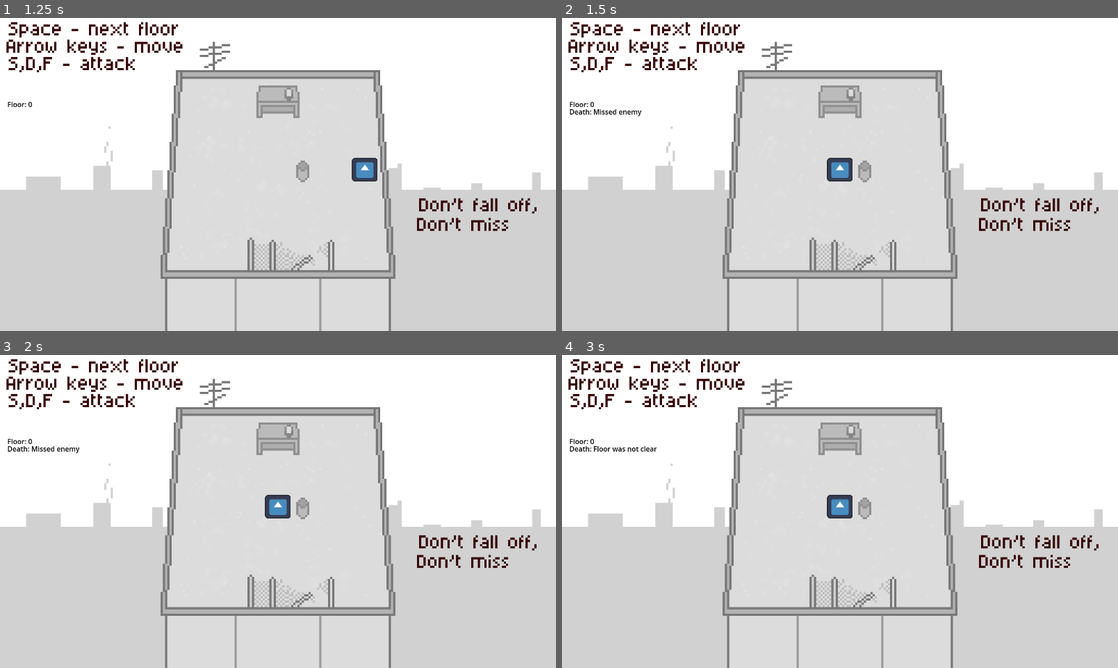
Above: before the commit, frames 1-4 (two rows, left to right).
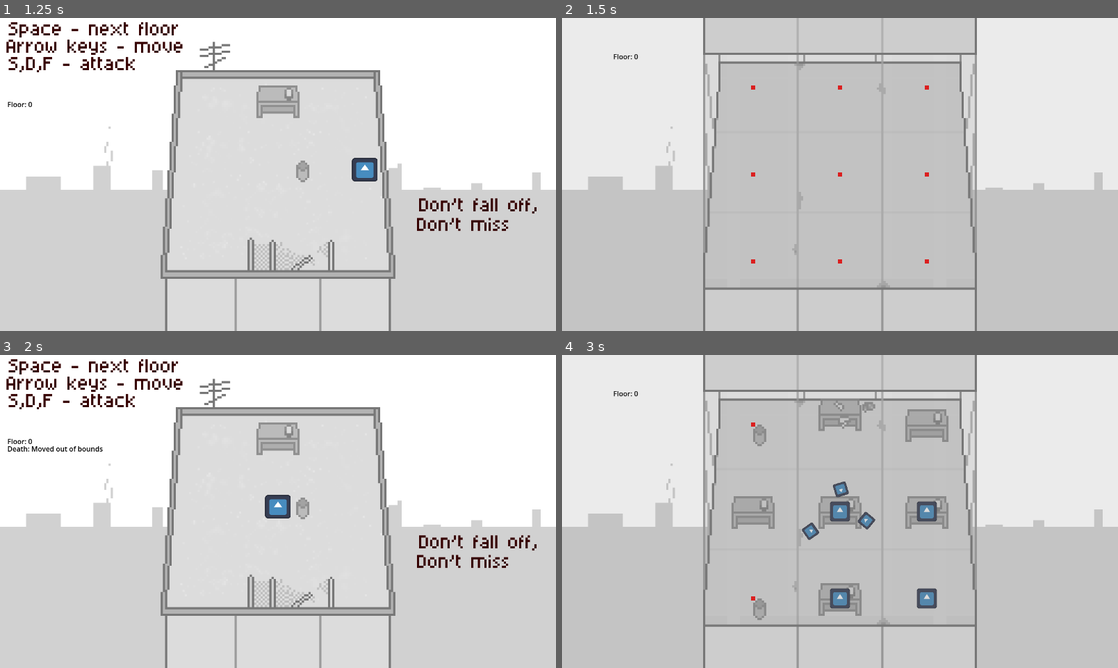
Above: after the commit, the same moments.

Repository: IsvyRed/Hatch
Game: Godot game, scene res://Gameplay Elements/rooftop.tscn
Two runs of this game, one before a commit and one after it. Both use one fixed random seed, a clock stepped at 60 frames per second and the inputs below. The engine's default icon, where the game draws it, is replaced by a stand-in: a white triangle on a blue panel in a dark square.
Inputs:
- Up to frame 1 (1.25 s): tap Enter at 0.5 s; hold Right (Right) from 0.53 s (still down); tap S (Attack) at 0.6 s; tap D (Attack1) at 0.8 s
- Up to frame 2 (1.5 s): tap Space (Next Floor) at 1.25 s; release Right (Right) at 1.28 s; hold Down (Down) from 1.28 s (still down); tap D (Attack1) at 1.35 s
- Up to frame 3 (2 s): keep holding Down (Down); tap F (Attack2) at 1.55 s
- Up to frame 4 (3 s): tap Enter at 2 s; release Down (Down) at 2.03 s; hold Right (Right) 2.03-2.78 s; tap F (Attack2) at 2.1 s; tap Space (Next Floor) at 2.3, 2.75, 2.85 s; hold Up (Up) from 2.78 s (still down)

Frame 1 is identical in both runs. In frame 2, 40% of the frame differs, in the area x 1-97%, y 0-100%; in frame 3, 0.1%; in frame 4, 40%.

Commit message:
Added reset timer
0.3 seconds for the player to realize what they died to, opens time window for death animations,

minor tweaks to falling debris logic

Diff:
--- a/Gameplay Elements/Destructibles/bin.gd
+++ b/Gameplay Elements/Destructibles/bin.gd
@@ -2,14 +2,16 @@
 var intact = true
 var motion = Vector2(0,0)
 var GARBAGE = preload("res://Gameplay Elements/Destructibles/garbage.tscn")
-
+var locLastDirection
 var animHash
+var falling = false
 
 func _ready():
 	Globals.debrisList.append(self)
 	animHash = {Vector2(-200.0,0.0): $FallH, Vector2(200.0,0.0): $FallH, Vector2(0.0,200.0): $FallD, Vector2(0.0,-200.0): $FallU,}
 
 func destroy(direction = Globals.lastDirection):
+	locLastDirection = direction
 	motion += direction/(randi_range(4,10))
 	if intact:
 		animHash[direction].play()
@@ -19,17 +21,31 @@
 
 		for i in range(2):
 			var trashinst = GARBAGE.instantiate()
-			trashinst.destroy(direction)
-			add_child(trashinst)
+			trashinst.destroy(direction*5)
+			trashinst.position = position
+			Globals.debrisList.append(trashinst)
+			add_sibling(trashinst)
 			trashinst.setType(i)
 
 
 func _physics_process(_delta):
 	move_and_collide(motion)
-	motion /= 1.5
+	if not falling:
+		motion /= 1.5
 
 
 func explode():
 	Globals.debrisList.erase(self)
 	print("debris destroyed")
 	queue_free()
+
+func fall(_body):
+	falling = true
+	var chance = abs(motion.x + motion.y)
+	var judge = randi_range(0,30)
+	if chance > judge:
+		collision_mask = 6
+		z_index = -2
+		motion += locLastDirection/10
+		gravity_scale = 6
+		angular_velocity = motion.x/3
--- a/Gameplay Elements/Destructibles/bin.tscn
+++ b/Gameplay Elements/Destructibles/bin.tscn
@@ -54,7 +54,11 @@
 "speed": 15.0
 }]
 
+[sub_resource type="RectangleShape2D" id="RectangleShape2D_ovplu"]
+size = Vector2(38, 57)
+
 [node name="Bin" type="RigidBody2D"]
+z_as_relative = false
 collision_layer = 16
 collision_mask = 32
 gravity_scale = 0.0
@@ -83,3 +87,13 @@
 visible = false
 scale = Vector2(5, 5)
 sprite_frames = SubResource("SpriteFrames_0dlf6")
+
+[node name="GlassChecker" type="Area2D" parent="."]
+collision_layer = 0
+collision_mask = 32
+
+[node name="CollisionShape2D" type="CollisionShape2D" parent="GlassChecker"]
+position = Vector2(1, 0.5)
+shape = SubResource("RectangleShape2D_ovplu")
+
+[connection signal="body_entered" from="GlassChecker" to="." method="fall"]
--- a/Gameplay Elements/Destructibles/desk.tscn
+++ b/Gameplay Elements/Destructibles/desk.tscn
@@ -20,3 +20,5 @@
 [node name="Sprite2D" type="Sprite2D" parent="."]
 scale = Vector2(5, 5)
 texture = ExtResource("2_0eh8o")
+
+[connection signal="body_entered" from="." to="." method="fall"]
--- a/Gameplay Elements/GLOBALS.gd
+++ b/Gameplay Elements/GLOBALS.gd
@@ -31,14 +31,16 @@
 	usedEnemies.clear()
 
 func deathMessage(cause = ""):
-	curLevel = 0
 	deathCon = cause
-	Globals.clearEnemies()
-	if debugDeathMsg != null:
-		debugDeathMsg.prompt()
-	get_tree().change_scene_to_file(levels[curLevel])
 
 func nextArea():
 	curLevel += 1
 	validTiles.clear()
 	get_tree().change_scene_to_file(levels[curLevel])
+
+func resetRun():
+	curLevel = 0
+	Globals.clearEnemies()
+	if debugDeathMsg != null:
+		debugDeathMsg.prompt()
+	get_tree().change_scene_to_file(levels[curLevel])
--- a/Gameplay Elements/main_level.tscn
+++ b/Gameplay Elements/main_level.tscn
@@ -124,7 +124,7 @@
 [node name="Player" parent="." instance=ExtResource("1_1wh16")]
 
 [node name="HatchBackgroundBg" type="Sprite2D" parent="."]
-z_index = -1
+z_index = -5
 z_as_relative = false
 scale = Vector2(5, 5)
 texture = ExtResource("4_mxsub")
--- a/Gameplay Elements/player.gd
+++ b/Gameplay Elements/player.gd
@@ -5,131 +5,147 @@
 var DESTRUCTIONCAST = preload("res://Gameplay Elements/destructionCast.tscn")
 var DEBRISSPAWNER = preload("res://Gameplay Elements/debris_spawner.tscn")
 var AFTERIMAGE = preload("res://Gameplay Elements/after_image.tscn")
+
+var dead = false
+var lastRot
 var lastDirection
 var type = "player"
 var readyToMove = true
 var enemyHit = false
 
 func _physics_process(_delta):
-	$VisualTimer.text = str(snapped($GameOverTimer.time_left,0.01))
-	if Input.is_action_just_pressed("Left") and readyToMove:
-		readyToMove = false
-		$SlideTimer.start()
-		var visionCast = VISIONCAST.instantiate()
-		lastDirection = Vector2(-200,0)
-		visionCast.set_target_position(Vector2(-200,0))
-		visionCast.connect("validTile",Callable(self,"onValidTile"))
-		visionCast.connect("deathTile",Callable(self,"onDeathTile"))
-		add_child(visionCast)
-		Globals.lastDirection = lastDirection
-		#Shapecast for responsive destruction
-		var destructionCast = DESTRUCTIONCAST.instantiate()
-		destructionCast.set_target_position(lastDirection)
-		add_child(destructionCast)
-		#afterimage cast
-		var afterImage = AFTERIMAGE.instantiate()
-		add_sibling(afterImage)
-		afterImage.rotation = PI
-		afterImage.position = position + lastDirection
-		afterImage.play()
-	if Input.is_action_just_pressed("Right") and readyToMove:
-		readyToMove = false
-		$SlideTimer.start()
-		var visionCast = VISIONCAST.instantiate()
-		lastDirection = Vector2(200,0)
-		visionCast.set_target_position(Vector2(200,0))
-		visionCast.connect("validTile",Callable(self,"onValidTile"))
-		visionCast.connect("deathTile",Callable(self,"onDeathTile"))
-		add_child(visionCast)
-		Globals.lastDirection = lastDirection
-		#Shapecast for responsive destruction
-		var destructionCast = DESTRUCTIONCAST.instantiate()
-		destructionCast.set_target_position(lastDirection)
-		add_child(destructionCast)
-		#afterimage cast
-		var afterImage = AFTERIMAGE.instantiate()
-		add_sibling(afterImage)
-		afterImage.position = position + lastDirection
-		afterImage.play()
-	if Input.is_action_just_pressed("Up") and readyToMove:
-		readyToMove = false
-		$SlideTimer.start()
-		lastDirection = Vector2(0,-200)
-		var visionCast = VISIONCAST.instantiate()
-		visionCast.set_target_position(Vector2(0,-200))
-		visionCast.connect("validTile",Callable(self,"onValidTile"))
-		visionCast.connect("deathTile",Callable(self,"onDeathTile"))
-		add_child(visionCast)
-		Globals.lastDirection = lastDirection
-		#Shapecast for responsive destruction
-		var destructionCast = DESTRUCTIONCAST.instantiate()
-		destructionCast.set_target_position(lastDirection)
-		add_child(destructionCast)
-		#afterimage cast
-		var afterImage = AFTERIMAGE.instantiate()
-		add_sibling(afterImage)
-		afterImage.rotation = -PI/2
-		afterImage.position = position + lastDirection
-		afterImage.play()
-	if Input.is_action_just_pressed("Down") and readyToMove:
-		readyToMove = false
-		$SlideTimer.start()
-		lastDirection = Vector2(0,200)
-		var visionCast = VISIONCAST.instantiate()
-		visionCast.set_target_position(Vector2(0,200))
-		visionCast.connect("validTile",Callable(self,"onValidTile"))
-		visionCast.connect("deathTile",Callable(self,"onDeathTile"))
-		add_child(visionCast)
-		Globals.lastDirection = lastDirection
-		#Shapecast for responsive destruction
-		var destructionCast = DESTRUCTIONCAST.instantiate()
-		destructionCast.set_target_position(lastDirection)
-		add_child(destructionCast)
-		#afterimage cast
-		var afterImage = AFTERIMAGE.instantiate()
-		add_sibling(afterImage)
-		afterImage.rotation = PI/2
-		afterImage.position = position + lastDirection
-		afterImage.play()
-	if Input.is_action_just_pressed("Attack") or Input.is_action_just_pressed("Attack1") or Input.is_action_just_pressed("Attack2"):
-		if has_overlapping_areas():
-			get_overlapping_areas()[0].takeDamage()
-		else:
-			missedEnemy()
-	if Input.is_action_just_pressed("Next Floor"):
-		if Globals.enemiesLeft <= 0:
-			var newBus = BUS.instantiate()
-			newBus.position = position
-			get_parent().add_child(newBus)
-			Globals.floor += 1
-			Globals.clearEnemies()
-			$GameOverTimer.start()
+	if not dead:
+		$VisualTimer.text = str(snapped($GameOverTimer.time_left,0.01))
+		if Input.is_action_just_pressed("Left") and readyToMove:
+			readyToMove = false
+			$SlideTimer.start()
+			var visionCast = VISIONCAST.instantiate()
+			lastDirection = Vector2(-200,0)
+			visionCast.set_target_position(Vector2(-200,0))
+			visionCast.connect("validTile",Callable(self,"onValidTile"))
+			visionCast.connect("deathTile",Callable(self,"onDeathTile"))
+			add_child(visionCast)
+			Globals.lastDirection = lastDirection
+			#Shapecast for responsive destruction
+			var destructionCast = DESTRUCTIONCAST.instantiate()
+			destructionCast.set_target_position(lastDirection)
+			add_child(destructionCast)
+			#afterimage cast
+			var afterImage = AFTERIMAGE.instantiate()
+			add_sibling(afterImage)
+			afterImage.rotation = PI
+			lastRot = afterImage.rotation
+			afterImage.position = position + lastDirection
+			afterImage.play()
+		if Input.is_action_just_pressed("Right") and readyToMove:
+			readyToMove = false
+			$SlideTimer.start()
+			var visionCast = VISIONCAST.instantiate()
+			lastDirection = Vector2(200,0)
+			visionCast.set_target_position(Vector2(200,0))
+			visionCast.connect("validTile",Callable(self,"onValidTile"))
+			visionCast.connect("deathTile",Callable(self,"onDeathTile"))
+			add_child(visionCast)
+			Globals.lastDirection = lastDirection
+			#Shapecast for responsive destruction
+			var destructionCast = DESTRUCTIONCAST.instantiate()
+			destructionCast.set_target_position(lastDirection)
+			add_child(destructionCast)
+			#afterimage cast
+			var afterImage = AFTERIMAGE.instantiate()
+			add_sibling(afterImage)
+			lastRot = afterImage.rotation
+			afterImage.position = position + lastDirection
+			afterImage.play()
+		if Input.is_action_just_pressed("Up") and readyToMove:
+			readyToMove = false
+			$SlideTimer.start()
+			lastDirection = Vector2(0,-200)
+			var visionCast = VISIONCAST.instantiate()
+			visionCast.set_target_position(Vector2(0,-200))
+			visionCast.connect("validTile",Callable(self,"onValidTile"))
+			visionCast.connect("deathTile",Callable(self,"onDeathTile"))
+			add_child(visionCast)
+			Globals.lastDirection = lastDirection
+			#Shapecast for responsive destruction
+			var destructionCast = DESTRUCTIONCAST.instantiate()
+			destructionCast.set_target_position(lastDirection)
+			add_child(destructionCast)
+			#afterimage cast
+			var afterImage = AFTERIMAGE.instantiate()
+			add_sibling(afterImage)
+			afterImage.rotation = -PI/2
+			lastRot = afterImage.rotation
+			afterImage.position = position + lastDirection
+			afterImage.play()
+		if Input.is_action_just_pressed("Down") and readyToMove:
+			readyToMove = false
+			$SlideTimer.start()
+			lastDirection = Vector2(0,200)
+			var visionCast = VISIONCAST.instantiate()
+			visionCast.set_target_position(Vector2(0,200))
+			visionCast.connect("validTile",Callable(self,"onValidTile"))
+			visionCast.connect("deathTile",Callable(self,"onDeathTile"))
+			add_child(visionCast)
+			Globals.lastDirection = lastDirection
+			#Shapecast for responsive destruction
+			var destructionCast = DESTRUCTIONCAST.instantiate()
+			destructionCast.set_target_position(lastDirection)
+			add_child(destructionCast)
+			#afterimage cast
+			var afterImage = AFTERIMAGE.instantiate()
+			add_sibling(afterImage)
+			afterImage.rotation = PI/2
+			lastRot = afterImage.rotation
+			afterImage.position = position + lastDirection
+			afterImage.play()
+		if Input.is_action_just_pressed("Attack") or Input.is_action_just_pressed("Attack1") or Input.is_action_just_pressed("Attack2"):
+			if has_overlapping_areas():
+				get_overlapping_areas()[0].takeDamage()
+			else:
+				missedEnemy()
+		if Input.is_action_just_pressed("Next Floor"):
+			if Globals.enemiesLeft <= 0:
+				var newBus = BUS.instantiate()
+				newBus.position = position
+				get_parent().add_child(newBus)
+				Globals.floor += 1
+				Globals.clearEnemies()
+				$GameOverTimer.start()
 
-			var destructibleSpawner = DEBRISSPAWNER.instantiate()
-			add_child(destructibleSpawner)
+				var destructibleSpawner = DEBRISSPAWNER.instantiate()
+				add_child(destructibleSpawner)
 
-			print("Floor " + str(Globals.floor) + ": ")
+				print("Floor " + str(Globals.floor) + ": ")
 
-		else:
-			Globals.deathMessage("Death: Floor was not clear")
-			$GameOverTimer.start()
-			print("Dead (floor not clear)")
-			Globals.floor = 0
+			else:
+				dead = true
+				$ResetTimer.start()
+				Globals.deathMessage("Death: Floor was not clear")
+				print("Dead (floor not clear)")
+				Globals.floor = 0
+
 
 
 func onValidTile():
 	position += lastDirection
 func onDeathTile():
+	dead = true
+	$ResetTimer.start()
 	Globals.deathMessage("Death: Moved out of bounds")
+	visible = false
 	print("Dead (out of bounds)")
 	Globals.floor = 0
 	$SlideTimer.stop()
 	readyToMove = true
 
 func missedEnemy():
+	dead = true
+	$ResetTimer.start()
 	Globals.deathMessage("Death: Missed enemy")
 	print("Dead (missed enemy)")
 	Globals.floor = 0
+
 
 func touchedEnemy():
 	enemyHit = true
@@ -147,12 +163,25 @@
 		var destructionCast = DESTRUCTIONCAST.instantiate()
 		destructionCast.set_target_position(lastDirection*1.1)
 		add_child(destructionCast)
+		#Slide afterimage
+		var afterImage = AFTERIMAGE.instantiate()
+		add_sibling(afterImage)
+		afterImage.rotation  = lastRot
+		afterImage.position = position + lastDirection
+		afterImage.play()
 	readyToMove = true
 	enemyHit = false
 
 
 func _on_game_over_timer_timeout():
-	Globals.floor = 0
-	Globals.deathMessage("Death: Out of time")
-	$GameOverTimer.start()
-	print("Dead (Out of time)")
+	if not dead:
+		$ResetTimer.start()
+		Globals.floor = 0
+		Globals.deathMessage("Death: Out of time")
+		$GameOverTimer.start()
+		print("Dead (Out of time)")
+	dead = true
+
+
+func _on_reset_timer_timeout():
+	Globals.resetRun()
--- a/Gameplay Elements/player.tscn
+++ b/Gameplay Elements/player.tscn
@@ -39,5 +39,10 @@
 offset_bottom = 23.0
 label_settings = SubResource("LabelSettings_v2t65")
 
+[node name="ResetTimer" type="Timer" parent="."]
+wait_time = 0.3
+one_shot = true
+
 [connection signal="timeout" from="SlideTimer" to="." method="_on_slide_timer_timeout"]
 [connection signal="timeout" from="GameOverTimer" to="." method="_on_game_over_timer_timeout"]
+[connection signal="timeout" from="ResetTimer" to="." method="_on_reset_timer_timeout"]
--- a/Gameplay Elements/rooftop.tscn
+++ b/Gameplay Elements/rooftop.tscn
@@ -124,7 +124,7 @@
 [node name="Camera2D" type="Camera2D" parent="."]
 
 [node name="HatchBackgroundBg" type="Sprite2D" parent="."]
-z_index = -1
+z_index = -3
 scale = Vector2(5, 5)
 texture = ExtResource("4_lniyk")
 
Not shown: 1 places in Gameplay Elements/Destructibles/bin.tscn that only renumber resources
Not shown, changed: Exports/Hatch.exe
